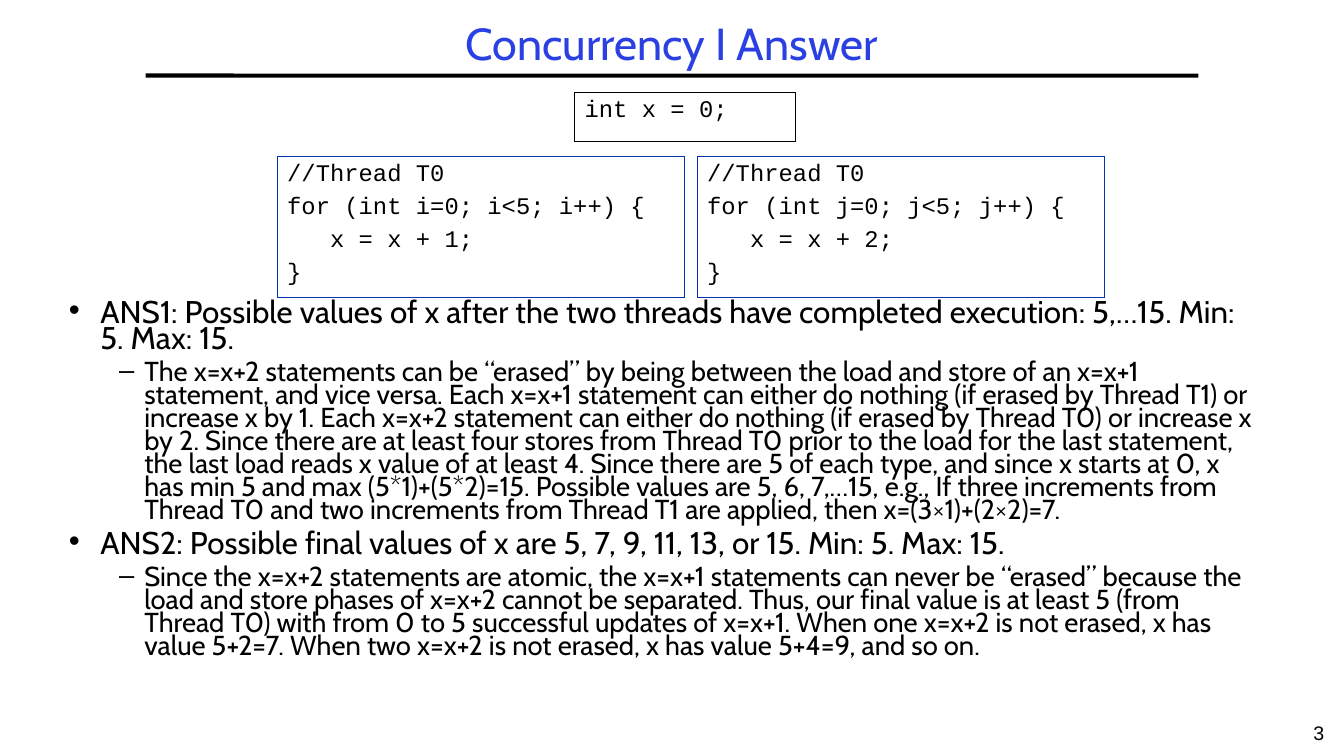
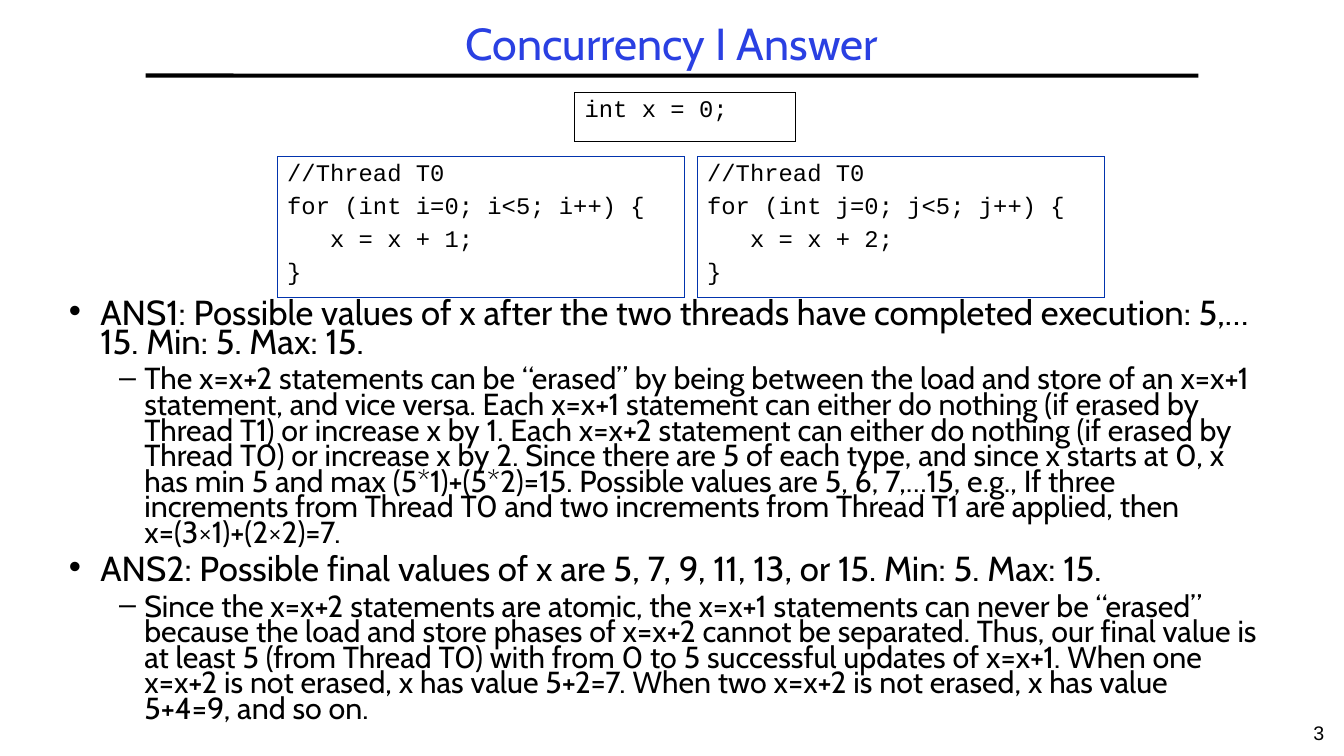
Before and after one commit to guhofstra/CSC256Fa25, a slide deck: slide 3 of PPTs/L3-Exercises ANS.pptx. Drawn at 1344x756 pixels with LibreOffice and Linux fonts; fonts in the diff are those of the drawing. Boxes give left, top, right and bottom in pixels: in the first picture for what was removed or moved away, otherwise in the second. Text is boxed around its words. In the diff, an @@ line names an element or a change of style, - is before the commit and + after.

```diff
--- a/PPTs/L3-Exercises ANS.pptx
+++ b/PPTs/L3-Exercises ANS.pptx
@@ text at bbox=[100, 296, 1257, 722]: size 22.4 to 24.8 pt in "ANS1: Possible values of x after the ...", "ANS2: Possible final values of x are ..."; size 19.6 to 21.7 pt in "Since the x=x+2 statements are atomic, the ..." @@
@@ text at bbox=[144, 366, 1249, 547]: text changed; size 19.6 to 21.7 pt @@
-  – The x=x+2 statements can be “erased” by being between the load and store of an x=x+1 statement, and vice versa. Each x=x+1 statement can either do nothing (if erased by Thread T1) or increase x by 1. Each x=x+2 statement can either do nothing (if erased by Thread T0) or increase x by 2. Since there are at least four stores from Thread T0 prior to the load for the last statement, the last load reads x value of at least 4. Since there are 5 of each type, and since x starts at 0, x has min 5 and max (5*1)+(5*2)=15. Possible values are 5, 6, 7,…15, e.g., If three increments from Thread T0 and two increments from Thread T1 are applied, then x=(3×1)+(2×2)=7.
+  – The x=x+2 statements can be “erased” by being between the load and store of an x=x+1 statement, and vice versa. Each x=x+1 statement can either do nothing (if erased by Thread T1) or increase x by 1. Each x=x+2 statement can either do nothing (if erased by Thread T0) or increase x by 2. Since there are 5 of each type, and since x starts at 0, x has min 5 and max (5*1)+(5*2)=15. Possible values are 5, 6, 7,…15, e.g., If three increments from Thread T0 and two increments from Thread T1 are applied, then x=(3×1)+(2×2)=7.
```
Also in this commit, not shown: 1 other file.
